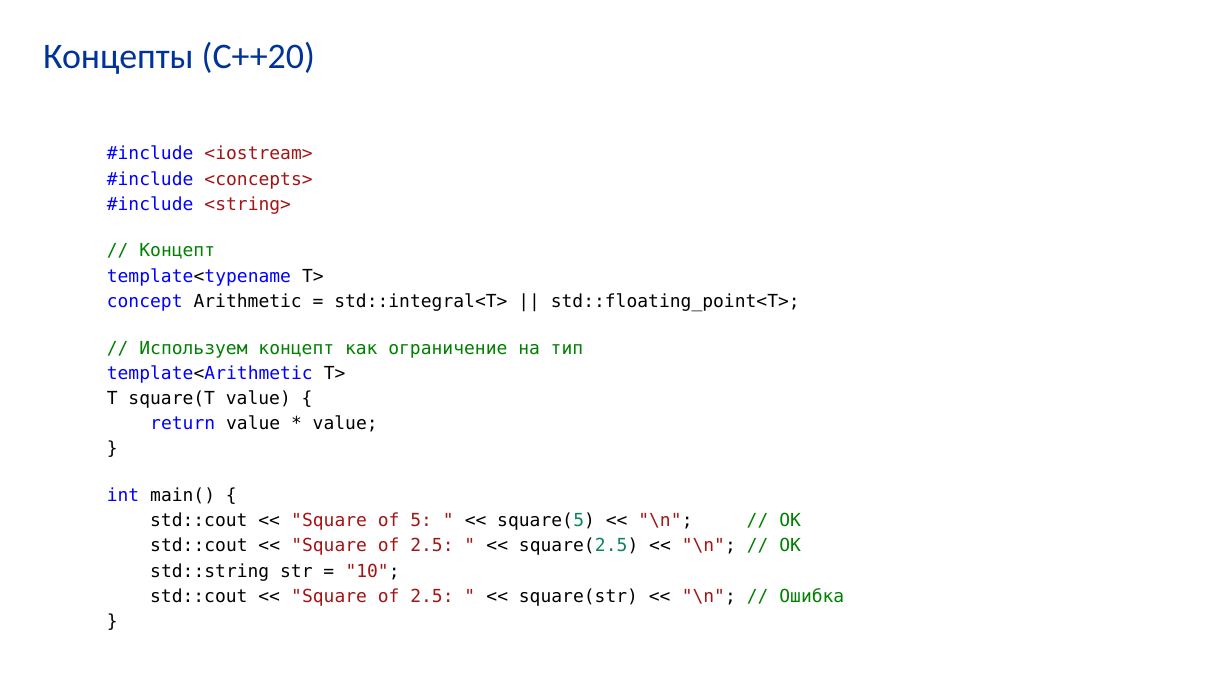
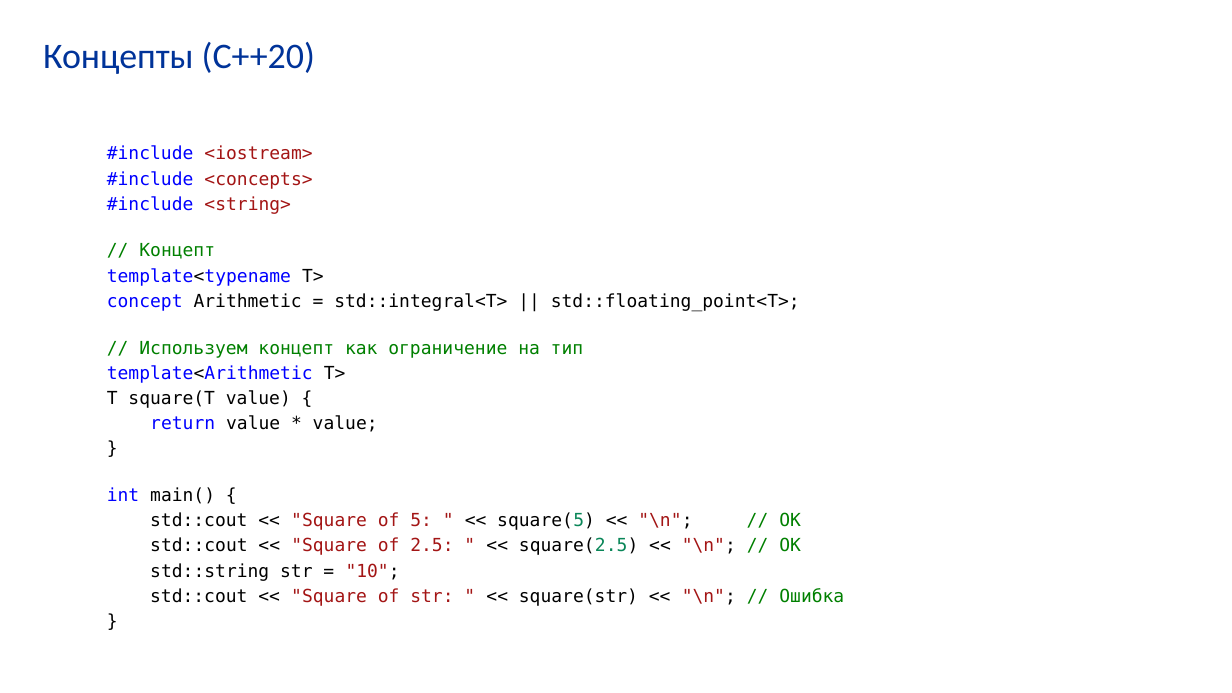
Before and after one commit to VladimirChabanov/alg_and_prog_2025, a slide deck: slide 113 of 01_lectures/lecture_06/presentation_cpp.pptx. Drawn at 1232x693 pixels with LibreOffice and Linux fonts; fonts in the diff are those of the drawing. Boxes give left, top, right and bottom in pixels: in the first picture for what was removed or moved away, otherwise in the second. Text is boxed around its words. In the diff, an @@ line names an element or a change of style, - is before the commit and + after.

```diff
--- a/01_lectures/lecture_06/presentation_cpp.pptx
+++ b/01_lectures/lecture_06/presentation_cpp.pptx
@@ text at (x1=150, y1=588, x2=844, y2=606): text changed @@
-std::cout << "Square of 2.5: " << square(str) << "\n"; // Ошибка
+std::cout << "Square of str: " << square(str) << "\n"; // Ошибка
```
Also in this commit, not shown: 11 other slides changed, 1 slide added, 2 slides removed, 2 other files.
